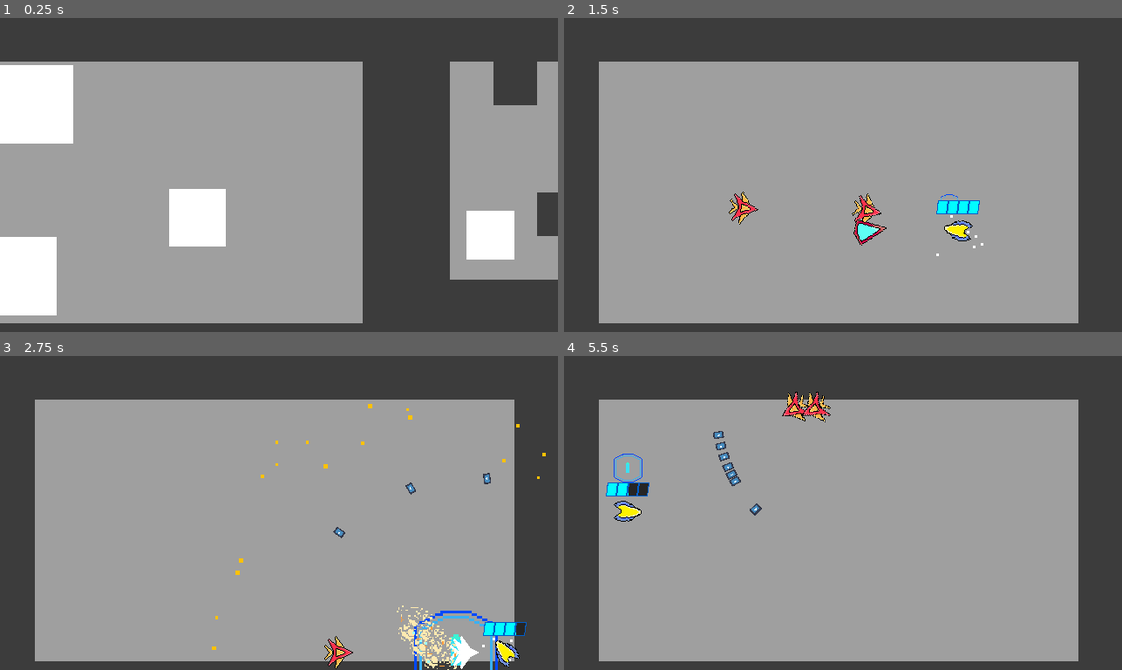
Above: before the commit, frames 1-4 (two rows, left to right).
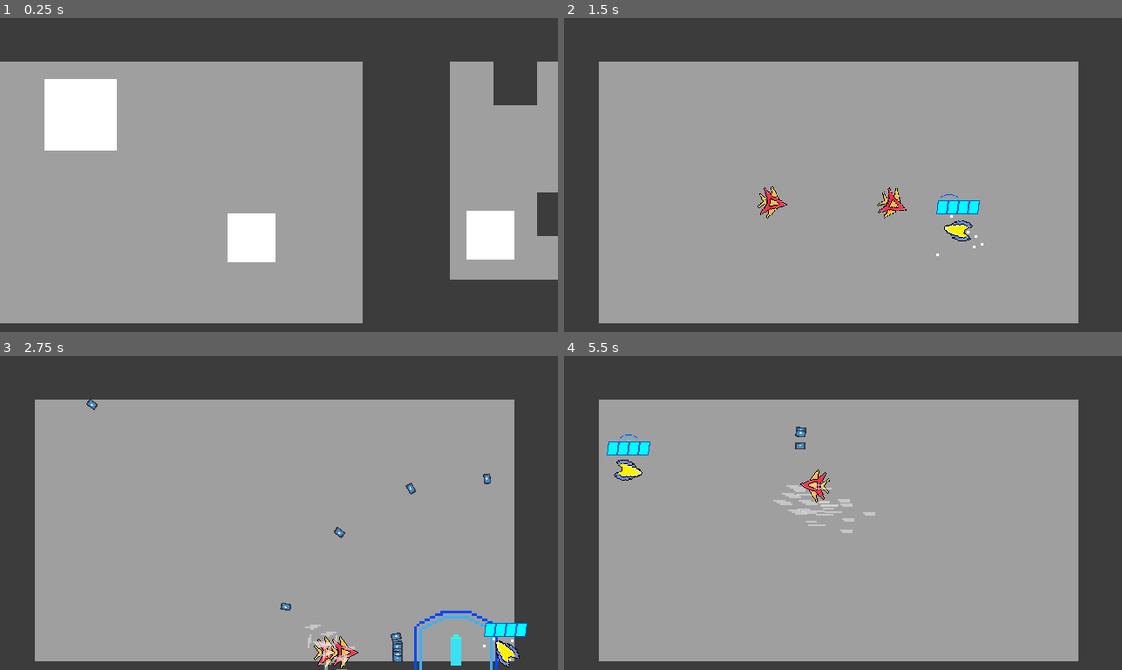
Above: after the commit, the same moments.

Repository: Nick98765432/Space-Blast
Game: Godot game, scene res://Levels/Level levels/node_2d.tscn
Two runs of this game, one before a commit and one after it. Both use one fixed random seed, a clock stepped at 60 frames per second and the inputs below. The engine's default icon, where the game draws it, is replaced by a stand-in: a white triangle on a blue panel in a dark square. Sound files missing from this copy of the repository are replaced by a short silence.
Inputs (mouse positions are in pixels of both pictures, inside the frame that each line leads up to):
- Up to frame 1 (0.25 s): no input
- Up to frame 2 (1.5 s): move the mouse to (965, 159) at 0.52 s; hold D (right) 0.53-1.28 s; tap Shift (dash) at 0.6 s; tap 1 (shot) at 0.8, 1.35 s; move the mouse to (731, 190) at 1.27 s; hold S (down) from 1.28 s (still down)
- Up to frame 3 (2.75 s): tap Shift (dash) at 1.55 s; move the mouse to (334, 443) at 2.02 s; release S (down) at 2.03 s; hold D (right) from 2.03 s (still down); right-click (334, 443) at 2.1 s; tap 1 (shot) at 2.3 s
- Up to frame 4 (5.5 s): move the mouse to (815, 575) at 2.77 s; release D (right) at 2.78 s; hold W (up) 2.78-3.53 s; tap Shift (dash) at 2.85, 4.55 s; move the mouse to (1010, 560) at 3.52 s; hold A (left) 3.53-5.03 s; tap 3 (fullAuto) at 3.6 s; tap 1 (shot) at 3.8, 5.3 s; tap R (restart) at 4.15 s; move the mouse to (675, 465) at 4.27 s; tap E (interact) at 4.35 s; move the mouse to (870, 513) at 5.02 s; hold S (down) from 5.03 s (still down); tap Space (parry) at 5.1 s

The runs differ from the first frame. In frame 1, 9.9% of the frame differs, in the area x 0-50%, y 15-95%; in frame 2, 1.2%; in frame 3, 1.9%; in frame 4, 2.8%.

Commit message:
balance changes and dash particles
reduced enemy shotgun damage from 96 => 80 (pellet damage from 12 => 10)

Diff:
--- a/Enemies/Components/particles.tscn
+++ b/Enemies/Components/particles.tscn
@@ -6,6 +6,7 @@
 [ext_resource type="Texture2D" uid="uid://cb5vbn80xhgw7" path="res://Enemies/Sprites and Assets/spade boss.png" id="3_ag7gx"]
 [ext_resource type="Texture2D" uid="uid://bptlyltdkkd46" path="res://Enemies/Sprites and Assets/Explode.png" id="4_mrt38"]
 [ext_resource type="Material" uid="uid://bwjafp8uf3uh3" path="res://Player/new_particle_process_material.tres" id="6_jd3q5"]
+[ext_resource type="Texture2D" uid="uid://bg6ctog4hman0" path="res://Player/sprites and assets/white glitch VFX.png" id="7_7yd6d"]
 
 [sub_resource type="Curve" id="Curve_kojmx"]
 _data = [Vector2(0, 1), 0.0, 0.0, 0, 0, Vector2(0.288732, 1), 0.0, 0.0, 0, 0, Vector2(1, 0), 0.0, 0.0, 0, 0]
@@ -81,6 +82,12 @@
 scale_min = 3.0
 scale_max = 5.0
 
+[sub_resource type="CanvasItemMaterial" id="CanvasItemMaterial_5qclt"]
+particles_animation = true
+particles_anim_h_frames = 5
+particles_anim_v_frames = 1
+particles_anim_loop = false
+
 [node name="Particles" type="Node2D"]
 script = ExtResource("1_6untt")
 
@@ -135,8 +142,10 @@
 
 [node name="dashPart" type="GPUParticles2D" parent="."]
 z_index = 2
+material = SubResource("CanvasItemMaterial_5qclt")
 emitting = false
 amount = 32
 process_material = ExtResource("6_jd3q5")
+texture = ExtResource("7_7yd6d")
 lifetime = 0.3
 one_shot = true
--- a/Enemies/Scenes/Spectre.tscn
+++ b/Enemies/Scenes/Spectre.tscn
@@ -1,9 +1,10 @@
-[gd_scene load_steps=17 format=3 uid="uid://bjl7n7oio8wmj"]
+[gd_scene load_steps=18 format=3 uid="uid://bjl7n7oio8wmj"]
 
 [ext_resource type="Script" path="res://Enemies/Scenes/spectre.gd" id="1_c80yy"]
 [ext_resource type="Texture2D" uid="uid://ccaw0kv4536d1" path="res://Enemies/Sprites and Assets/bossMan1.png" id="1_v85x2"]
 [ext_resource type="PackedScene" uid="uid://du1ro4us48i83" path="res://Enemies/Components/hurtbox.tscn" id="2_emx48"]
 [ext_resource type="Material" uid="uid://bwjafp8uf3uh3" path="res://Player/new_particle_process_material.tres" id="3_8lbl0"]
+[ext_resource type="Texture2D" uid="uid://cbobm6w3fudwx" path="res://Player/sprites and assets/glitchVFX.png" id="3_cjwat"]
 [ext_resource type="PackedScene" uid="uid://vk8r8f8b2e7x" path="res://Enemies/Components/attacks.tscn" id="3_hx21r"]
 [ext_resource type="PackedScene" uid="uid://b5iytktg3b2ac" path="res://Enemies/Components/health_handler.tscn" id="4_3b237"]
 [ext_resource type="PackedScene" uid="uid://0ngg4iikui15" path="res://Enemies/Components/phase_dash.tscn" id="4_32a7r"]
@@ -98,6 +99,7 @@
 emitting = false
 amount = 32
 process_material = ExtResource("3_8lbl0")
+texture = ExtResource("3_cjwat")
 lifetime = 0.3
 one_shot = true
 
--- a/Enemies/Scenes/phase_dash.gd
+++ b/Enemies/Scenes/phase_dash.gd
@@ -49,7 +49,6 @@
 		isDashing = true
 		stamina -= 1
 		glitch()
-		particles.dash_part.restart()
 		dash_trail.points[0] = parent.global_position
 		dash_trail.points[1] = parent.global_position
 		#dash_trail.show()
@@ -64,6 +63,7 @@
 	glitchEffect.material.set_shader_parameter("shake_rate", 1.0)
 	glitch_sfx.play()
 	await get_tree().create_timer(0.1).timeout
+	particles.dash_part.restart()
 	parent.enemy_sprite.hide()
 	glitchEffect.material.set_shader_parameter("shake_rate", 0.0)
 
--- a/Enemies/attacks/enemy_energy_blast.gd
+++ b/Enemies/attacks/enemy_energy_blast.gd
@@ -18,7 +18,7 @@
 	elif type == 3:
 		isParriable = true
 		speed = 600
-		damage = 12
+		damage = 10
 	elif type == 4:
 		isParriable = false
 		speed = 1000
--- a/Levels/Level levels/group 1/Level 1-1.tscn
+++ b/Levels/Level levels/group 1/Level 1-1.tscn
@@ -13,7 +13,7 @@
 [ext_resource type="PackedScene" uid="uid://dlvxlfrxyvtrx" path="res://Levels/LevelBuilderStuff/Scenes/useful stuff/doorStuff/Door.tscn" id="11_h7dci"]
 [ext_resource type="PackedScene" uid="uid://4p3e8ik3mhq" path="res://Levels/LevelBuilderStuff/Scenes/useful stuff/encounterTransitions/nextRoom.tscn" id="12_7asca"]
 [ext_resource type="PackedScene" uid="uid://ca3yhjtp63qow" path="res://Levels/LevelBuilderStuff/Scenes/spawners/projGuySpawner.tscn" id="13_4tytm"]
-[ext_resource type="PackedScene" uid="uid://ly8tu4r8ls8n" path="res://Levels/LevelBuilderStuff/Scenes/spawners/scatterShotGuySpawner.tscn" id="14_0h4vs"]
+[ext_resource type="PackedScene" uid="uid://2jopgibauwk5" path="res://Levels/LevelBuilderStuff/Scenes/spawners/spectreSpawner.tscn" id="14_ktdst"]
 [ext_resource type="PackedScene" uid="uid://c6nybe6m7akgp" path="res://Levels/LevelBuilderStuff/Scenes/useful stuff/level format/LevelEnd.tscn" id="15_8ggu1"]
 [ext_resource type="PackedScene" uid="uid://c4hpuj7u71hah" path="res://Levels/Level levels/group 1/Level 1-2.tscn" id="16_dtq4g"]
 
@@ -265,9 +265,8 @@
 [node name="Wave 3" parent="Enemies/Room 7" instance=ExtResource("9_5b0dj")]
 waveNum = 2
 
-[node name="ScatterShotGuySpawner" parent="Enemies/Room 7/Wave 3" instance=ExtResource("14_0h4vs")]
+[node name="SpectreSpawner" parent="Enemies/Room 7/Wave 3" instance=ExtResource("14_ktdst")]
 position = Vector2(1612, 552)
-extraHealth = true
 
 [node name="LevelEnd" parent="Enemies" instance=ExtResource("15_8ggu1")]
 position = Vector2(1620, 360)
--- a/Levels/Level levels/node_2d.tscn
+++ b/Levels/Level levels/node_2d.tscn
@@ -18,8 +18,7 @@
 [ext_resource type="PackedScene" uid="uid://ly8tu4r8ls8n" path="res://Levels/LevelBuilderStuff/Scenes/spawners/scatterShotGuySpawner.tscn" id="15_w1io5"]
 [ext_resource type="PackedScene" uid="uid://ca3yhjtp63qow" path="res://Levels/LevelBuilderStuff/Scenes/spawners/projGuySpawner.tscn" id="16_g7p25"]
 [ext_resource type="PackedScene" uid="uid://chgxv86w7uwq3" path="res://Levels/LevelBuilderStuff/Scenes/spawners/dashGuySpawner.tscn" id="18_ujo0w"]
-[ext_resource type="PackedScene" uid="uid://bjl7n7oio8wmj" path="res://Enemies/Scenes/Spectre.tscn" id="19_0tcus"]
-[ext_resource type="PackedScene" uid="uid://csiqn5fgo30nh" path="res://Enemies/Scenes/melee enemy.tscn" id="20_ybps2"]
+[ext_resource type="PackedScene" uid="uid://2jopgibauwk5" path="res://Levels/LevelBuilderStuff/Scenes/spawners/spectreSpawner.tscn" id="19_we50o"]
 
 [sub_resource type="NavigationPolygon" id="NavigationPolygon_3rxq0"]
 vertices = PackedVector2Array(25, 25, -25, 25, -25, -25, 25, -25)
@@ -78,16 +77,6 @@
 
 [node name="Player" parent="." groups=["player"] instance=ExtResource("1_re1we")]
 position = Vector2(-555, 203)
-
-[node name="Spectre" parent="." node_paths=PackedStringArray("player") instance=ExtResource("19_0tcus")]
-z_index = 1
-position = Vector2(-240, 229)
-player = NodePath("../Player")
-
-[node name="Spectre2" parent="." node_paths=PackedStringArray("player") instance=ExtResource("19_0tcus")]
-z_index = 1
-position = Vector2(-427, 99)
-player = NodePath("../Player")
 
 [node name="RoomGate" parent="." node_paths=PackedStringArray("player") instance=ExtResource("6_58jge")]
 position = Vector2(637, 162)
@@ -175,8 +164,12 @@
 [node name="DashGuySpawner" parent="Enemies/Room 2/Wave 3" instance=ExtResource("18_ujo0w")]
 position = Vector2(937, 271)
 
-[node name="MeleeEnemy" parent="." node_paths=PackedStringArray("player") instance=ExtResource("20_ybps2")]
-position = Vector2(-446, 296)
+[node name="SpectreSpawner" parent="." node_paths=PackedStringArray("player") instance=ExtResource("19_we50o")]
+position = Vector2(-374, 111)
+player = NodePath("../Player")
+
+[node name="SpectreSpawner2" parent="." node_paths=PackedStringArray("player") instance=ExtResource("19_we50o")]
+position = Vector2(-178, 252)
 player = NodePath("../Player")
 
 [connection signal="finished" from="Intro" to="Intro" method="_on_finished"]
--- /dev/null
+++ b/Levels/LevelBuilderStuff/Scenes/spawners/spectreSpawner.tscn
@@ -0,0 +1,19 @@
+[gd_scene load_steps=5 format=3 uid="uid://2jopgibauwk5"]
+
+[ext_resource type="Script" path="res://Levels/LevelBuilderStuff/enemy_spawner.gd" id="1_1x7sd"]
+[ext_resource type="PackedScene" uid="uid://bjl7n7oio8wmj" path="res://Enemies/Scenes/Spectre.tscn" id="2_vcn8w"]
+[ext_resource type="Texture2D" uid="uid://b6i1ul2i3y5u7" path="res://Player/sprites and assets/Space Blast man.png" id="3_q2lgm"]
+
+[sub_resource type="CircleShape2D" id="CircleShape2D_xr8e3"]
+radius = 33.0606
+
+[node name="SpectreSpawner" type="Area2D"]
+texture_filter = 1
+script = ExtResource("1_1x7sd")
+guy = ExtResource("2_vcn8w")
+
+[node name="CollisionShape2D" type="CollisionShape2D" parent="."]
+shape = SubResource("CircleShape2D_xr8e3")
+
+[node name="Sprite2D" type="Sprite2D" parent="."]
+texture = ExtResource("3_q2lgm")
--- a/Player/new_particle_process_material.tres
+++ b/Player/new_particle_process_material.tres
@@ -4,9 +4,9 @@
 particle_flag_disable_z = true
 emission_shape = 1
 emission_sphere_radius = 35.0
-orbit_velocity_min = -0.34
-orbit_velocity_max = 0.233
 gravity = Vector3(0, 0, 0)
-scale_min = 3.0
-scale_max = 3.0
-color = Color(0.635294, 1, 0.976471, 1)
+scale_min = 2.0
+scale_max = 2.0
+color = Color(1, 1, 1, 0.501961)
+anim_speed_min = 1.0
+anim_speed_max = 1.0
--- a/Player/player.gd
+++ b/Player/player.gd
@@ -280,7 +280,6 @@
 		dashes -= 1
 		dash_part.restart()
 		glitch()
-		dash_part_3.restart()
 		dash_trail.points[0] = global_position
 		#dash_trail.show()
 		trailState = 0
@@ -298,6 +297,7 @@
 	glitch_effect.material.set_shader_parameter("shake_rate", 1.0)
 	glitch_sfx.play()
 	await get_tree().create_timer(0.1).timeout
+	dash_part_3.restart()
 	player_sprite.hide()
 	health_bar.hide()
 	glitch_effect.material.set_shader_parameter("shake_rate", 0.0)
--- a/Player/player.tscn
+++ b/Player/player.tscn
@@ -8,6 +8,7 @@
 [ext_resource type="Texture2D" uid="uid://33kgawwdgw5" path="res://Player/sprites and assets/fullAuto.png" id="5_f3aua"]
 [ext_resource type="Texture2D" uid="uid://cl5bttt2lep5d" path="res://Player/sprites and assets/No Life.png" id="6_bq038"]
 [ext_resource type="Texture2D" uid="uid://blgem7rjjvnhc" path="res://Player/sprites and assets/explode.png" id="6_n0myu"]
+[ext_resource type="Texture2D" uid="uid://bg6ctog4hman0" path="res://Player/sprites and assets/white glitch VFX.png" id="6_uiiuc"]
 [ext_resource type="Shader" path="res://Player/glitch.gdshader" id="7_qu5n1"]
 [ext_resource type="Texture2D" uid="uid://elo6pwe1k81v" path="res://Player/sprites and assets/Life.png" id="7_thfcu"]
 [ext_resource type="AudioStream" uid="uid://c3e8u2jrnxlj1" path="res://Sounds/SFX/Reload GFL7.wav" id="9_t2qnr"]
@@ -102,6 +103,12 @@
 scale_max = 75.0
 scale_curve = SubResource("CurveTexture_e81nx")
 
+[sub_resource type="CanvasItemMaterial" id="CanvasItemMaterial_75msc"]
+particles_animation = true
+particles_anim_h_frames = 5
+particles_anim_v_frames = 1
+particles_anim_loop = false
+
 [sub_resource type="ShaderMaterial" id="ShaderMaterial_iv75s"]
 shader = ExtResource("7_qu5n1")
 shader_parameter/shake_power = 0.035
@@ -217,9 +224,11 @@
 
 [node name="dashPart3" type="GPUParticles2D" parent="."]
 z_index = 2
+material = SubResource("CanvasItemMaterial_75msc")
 emitting = false
 amount = 32
 process_material = ExtResource("5_8jr8s")
+texture = ExtResource("6_uiiuc")
 lifetime = 0.3
 one_shot = true
 
--- /dev/null
+++ b/Player/trail.gd
@@ -0,0 +1,19 @@
+extends Line2D
+class_name trail
+
+var queue: Array = []
+var active: bool = false
+@export var max: int = 10
+
+func _process(delta: float) -> void:
+	var pos = get_parent().position
+	if active:
+		queue.push_front(pos)
+
+	if queue.size() > max or not active:
+		queue.pop_back()
+
+	clear_points()
+
+	for i in queue:
+		add_point(i)
Not shown: 1 places in Enemies/Components/particles.tscn that only renumber resources
Not shown: 1 places in Levels/Level levels/node_2d.tscn that only renumber resources
Not shown: 1 places in Player/player.tscn that only renumber resources
Binary file added: Player/sprites and assets/glitchVFX.png
Not shown, added: Player/sprites and assets/glitchVFX.png.import
Binary file added: Player/sprites and assets/white glitch VFX.png
Not shown, added: Player/sprites and assets/white glitch VFX.png.import
